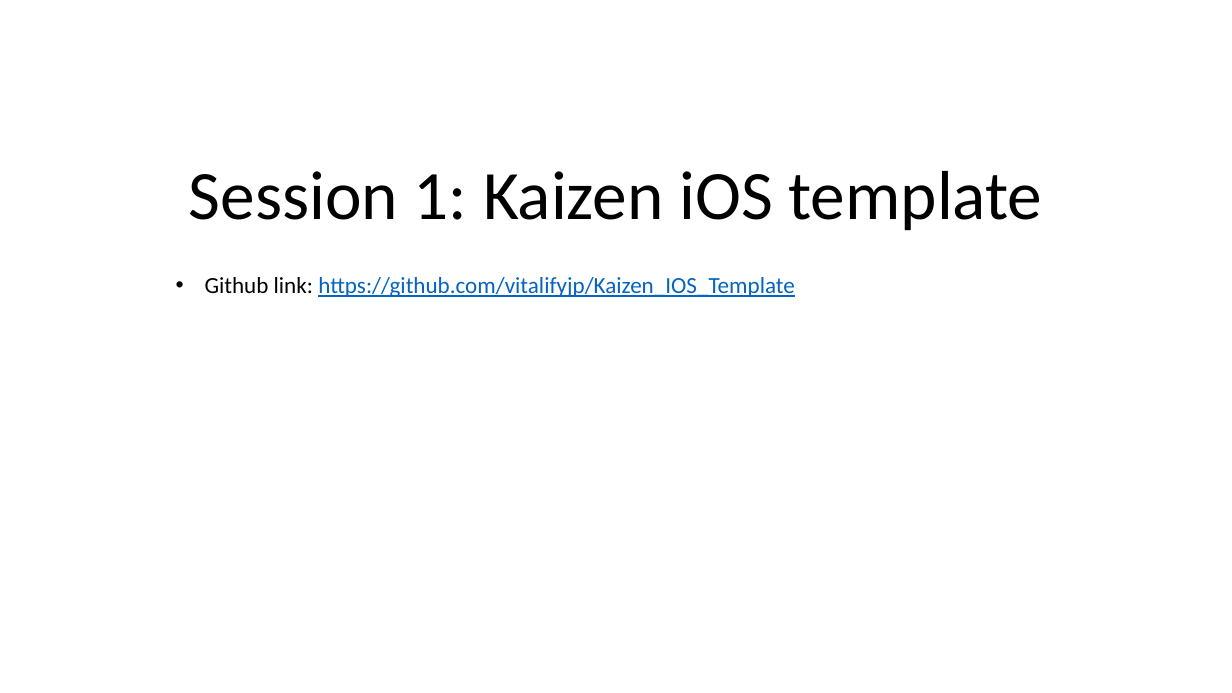
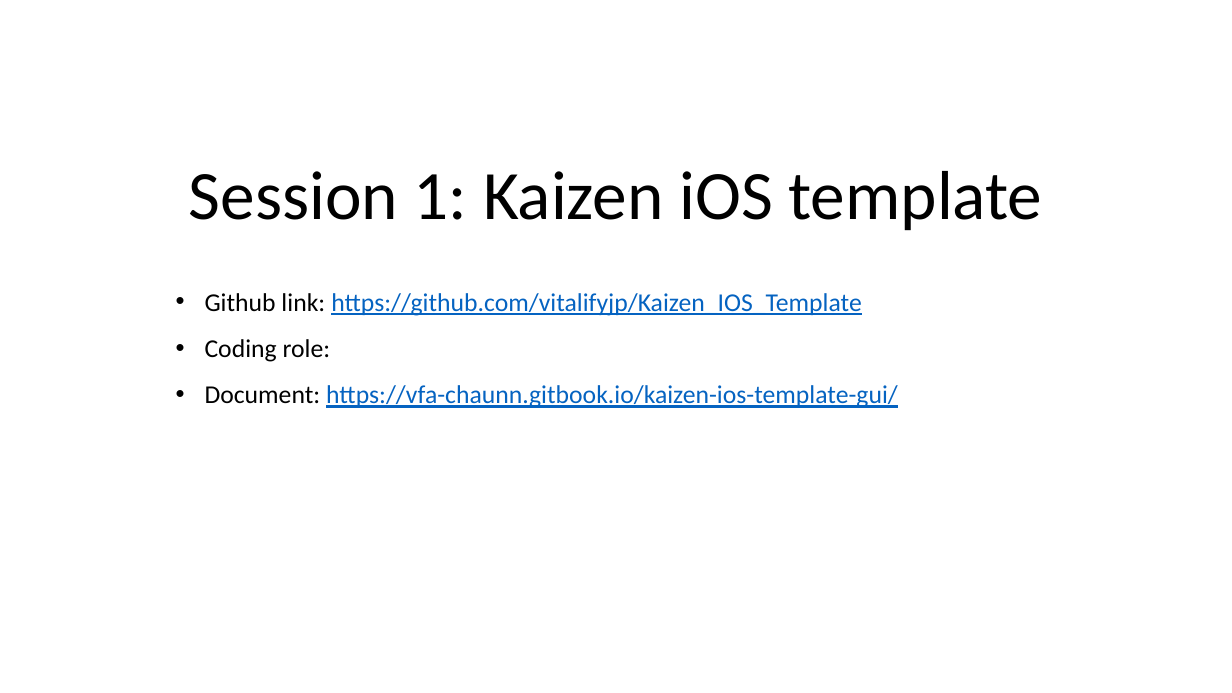
Before and after one commit to vfa-cancc/simpleapp, a slide deck: slide 3 of document/VFA-iOS-testing.pptx. Drawn at 1232x693 pixels with LibreOffice and Linux fonts; fonts in the diff are those of the drawing. Boxes give left, top, right and bottom in pixels: in the first picture for what was removed or moved away, otherwise in the second. Text is boxed around its words. In the diff, an @@ line names an element or a change of style, - is before the commit and + after.

```diff
--- a/document/VFA-iOS-testing.pptx
+++ b/document/VFA-iOS-testing.pptx
@@ text at (205,293,862,316): size 18 to 20 pt in "Github link: https://github.com/vitalifyjp/Kaizen_IOS_Templa ..."; line spacing 1 to 1.5 @@
@@ text at (205,339,898,408): paragraphs added @@
+• Coding role:
+• Document: https://vfa-chaunn.gitbook.io/kaizen-ios-template-gui/
```
Also in this commit, not shown: 4 other slides changed, 3 slides added, 1 slide removed.
